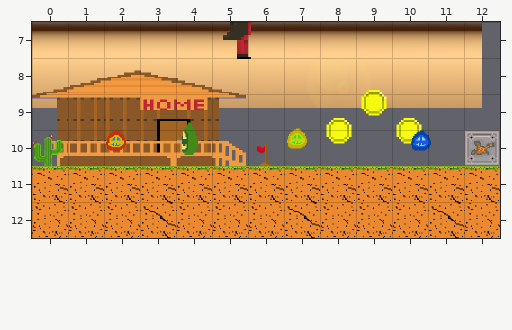
Two states of a Tiled map, SimpleGame/SimpleGame/Assets/Views/DemoStart/DemoStart.tmx. The first picture shows the starting point.
Cells are 64x64 px. Shown: x 0..12, y 7..12.
The same view after the edit:
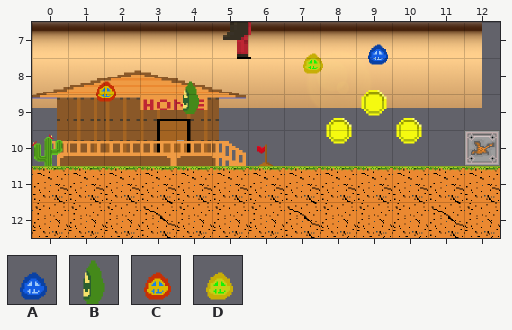
Key: from "bloob_blue_springen": A 0; from "bloob_fallen_links": B 0; from "bloob_red_springen": C 0; from "bloob_yellow_springen": D 0.
Objects are placed by their top-left corner, in cells (3,4 is the top-left corner of cell 3,4); size is 1x1 cell unless given.
Diff:
--- layer "Sprites"
-A "Bloob_Blue1" at 10.3,9.7
+A "Bloob_Blue1" at 9.1,7.3
-D "Bloob_Yellov1" at 6.8,9.6
+D "Bloob_Yellov1" at 7.3,7.5
-C "Bloob_red1" at 1.8,9.7
+C "Bloob_red1" at 1.5,8.3
-B "Bloob1" at 3.9,9.7
+B "Bloob1" at 3.9,8.5
Where, in picture pixels (left, top, right, bottom), the same in both pictures:
new place: (368, 44, 388, 65)
new place: (303, 53, 323, 74)
new place: (96, 81, 116, 102)
new place: (183, 81, 199, 114)
old place: (287, 128, 307, 149)
old place: (106, 130, 126, 151)
old place: (411, 130, 431, 151)
old place: (182, 122, 198, 155)
